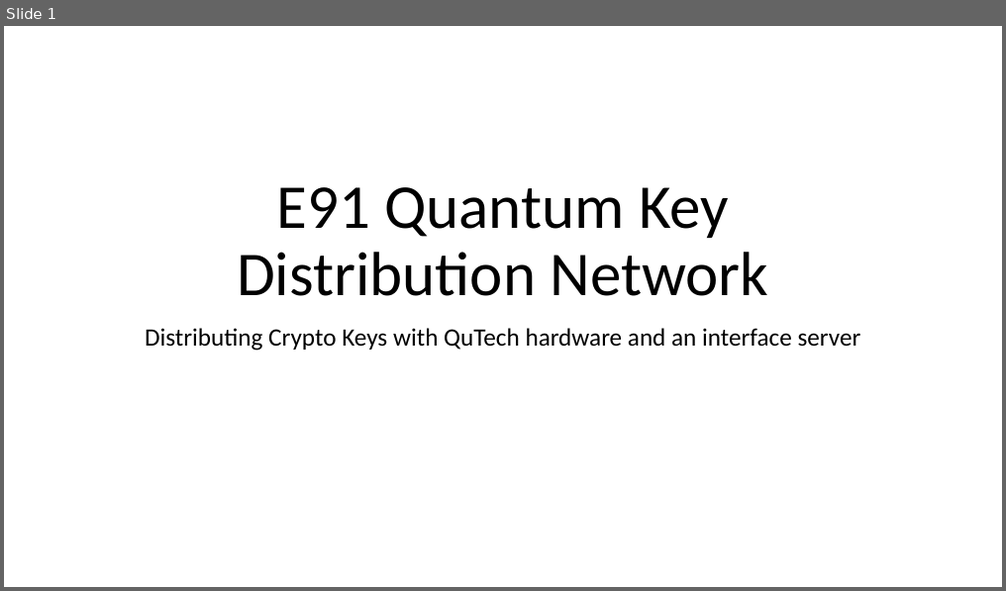
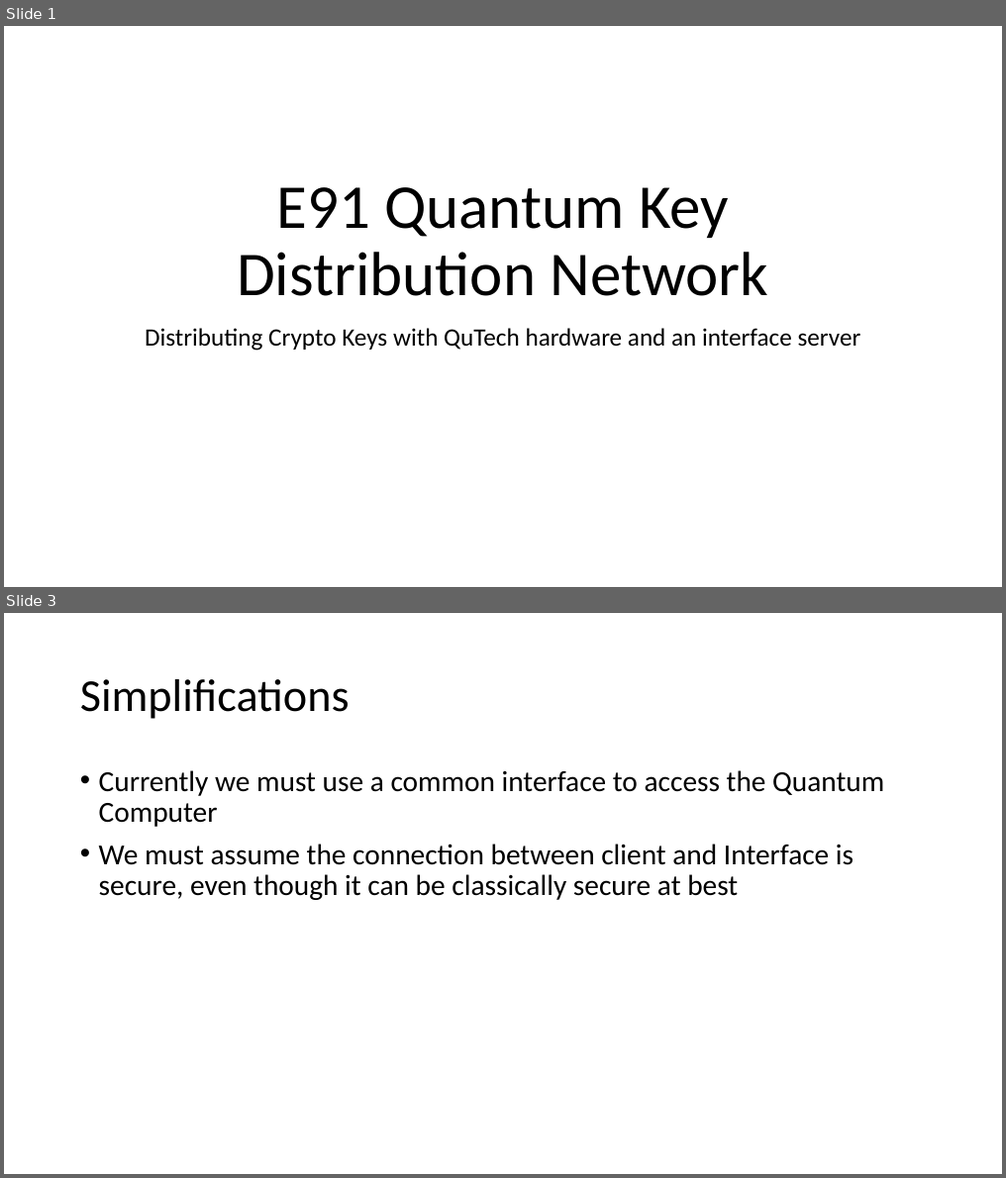
Before and after one commit to dsubedi753/iQuHack_E91, a slide deck: E91 Quantum Key Distribution Network.pptx. Shown one above the other, each under a label of ours: slide 1 before the commit, slides 1 and 3 after it; the slides between them are not shown. The pictures are 1006x591 and 1006x1178 pixels, drawn with LibreOffice and Linux fonts; fonts in the diff are those of the drawing. Boxes give left, top, right and bottom in pixels: in the first picture for what was removed or moved away, otherwise in the second. Text is boxed around its words. In the diff, an @@ line names an element or a change of style, - is before the commit and + after.

```diff
--- a/E91 Quantum Key Distribution Network.pptx
+++ b/E91 Quantum Key Distribution Network.pptx
@@ slide 3 added at <box>4,613,1002,1174</box>, background #FFFFFF @@
@@ title added at <box>80,679,350,719</box>, 44 pt, text #000000 @@
+Simplifications
@@ text added at <box>99,770,884,900</box>, 28 pt, text #000000 @@
+• Currently we must use a common interface to access the Quantum Computer
+• We must assume the connection between client and Interface is secure, even though it can be classically secure at best
```
Also in this commit, not shown: 2 slides changed, 2 other slides added, 1 slide removed.
